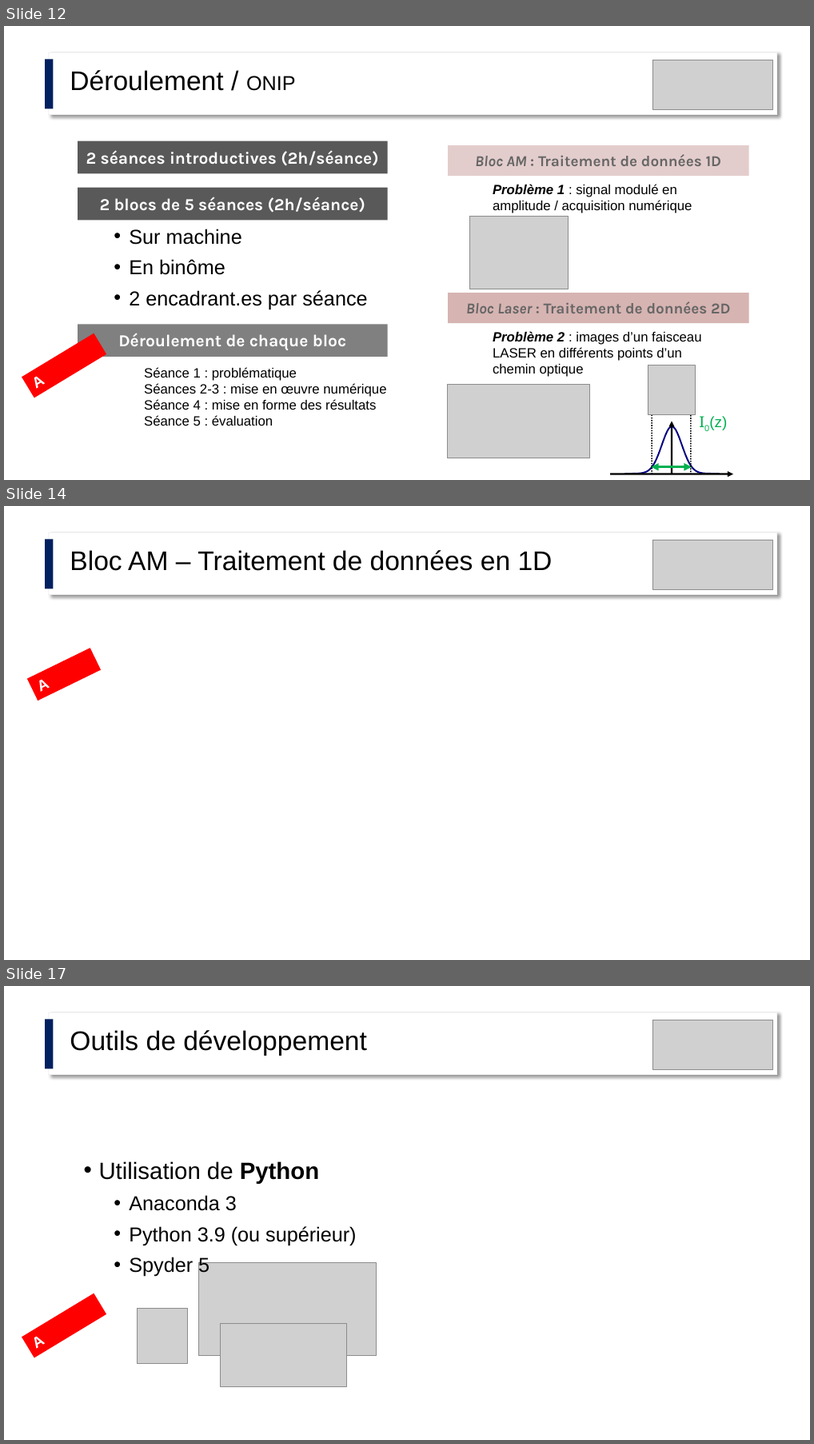
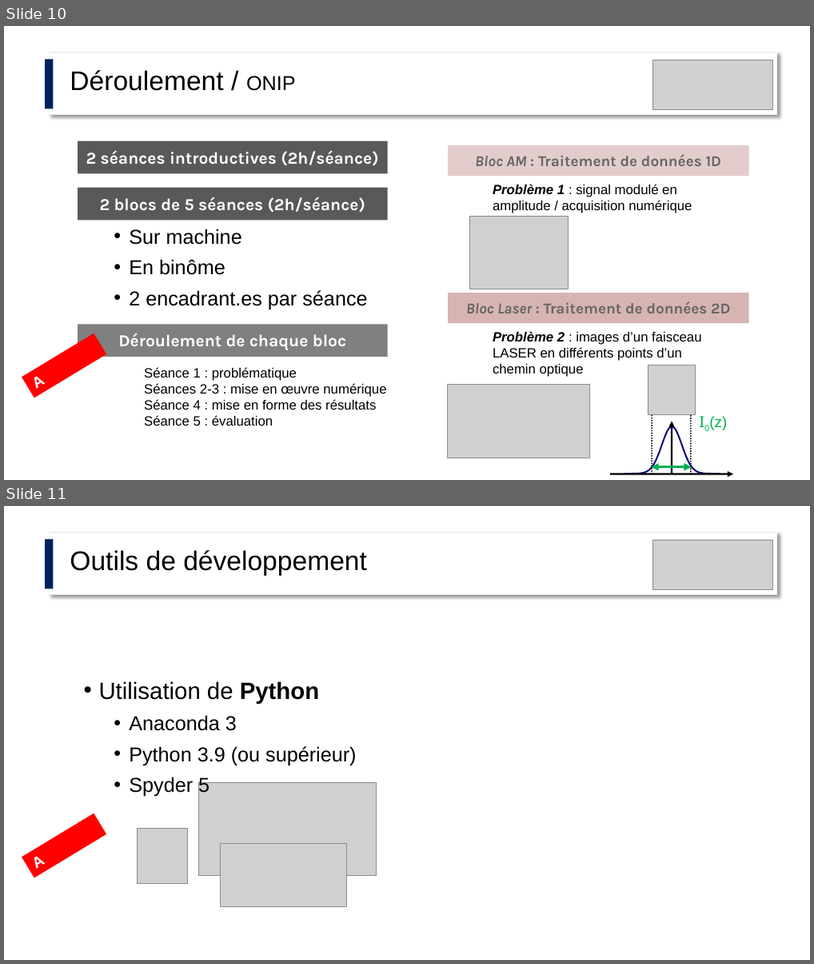
Before and after one commit to jvillemejane/jvillemejane, a slide deck: Presentations/2024_COPERF_Informatique.pptx. Shown one above the other, each under a label of ours: slides 12, 14 and 17 before the commit, slides 10 and 11 after it; the slides between them are not shown. The pictures are 814x1444 and 814x964 pixels, drawn with LibreOffice and Linux fonts; fonts in the diff are those of the drawing; grey boxes stand for pictures. Boxes give left, top, right and bottom in pixels: in the first picture for what was removed or moved away, otherwise in the second. Text is boxed around its words. In the diff, an @@ line names an element or a change of style, - is before the commit and + after.

```diff
--- a/Presentations/2024_COPERF_Informatique.pptx
+++ b/Presentations/2024_COPERF_Informatique.pptx
@@ slide 14 removed at box(4, 506, 810, 960), background #FFFFFF @@
@@ rectangle removed at box(45, 540, 54, 589) @@
@@ rectangle removed at box(49, 532, 778, 595) @@
@@ text removed at box(70, 550, 553, 571) @@
-Bloc AM – Traitement de données en 1D
@@ picture removed at box(653, 540, 774, 589) @@
@@ rectangle removed at box(27, 648, 101, 700) @@
-A FAIRE
@@ what was slide 12 is now slide 10 @@
@@ what was slide 17 is now slide 11 @@
```
Also in this commit, not shown: 5 slides changed, 6 slides added, 10 other slides removed.
